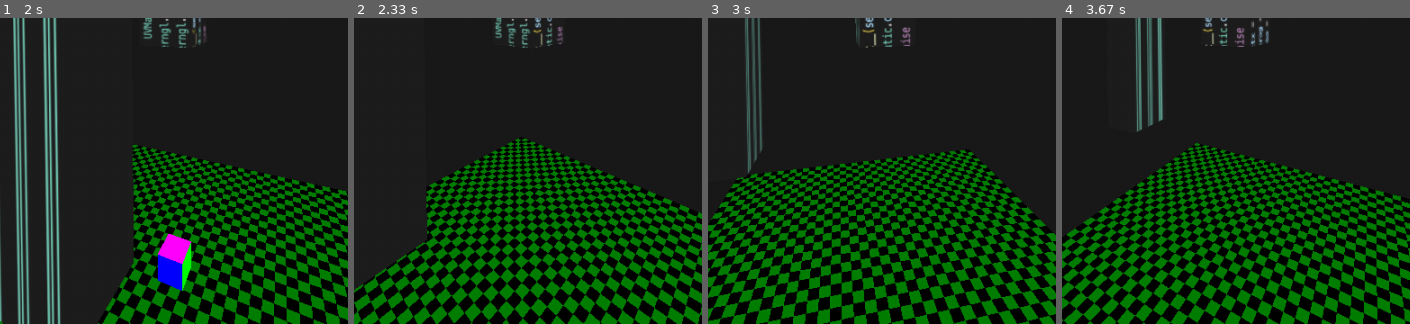
Above: before the commit, frames 1-4 (left to right).
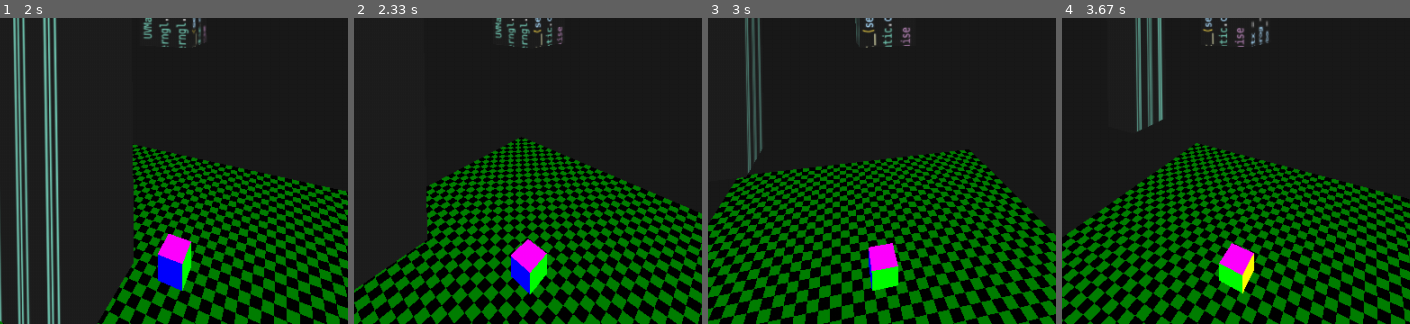
Above: after the commit, the same moments.

Repository: Oshota501/Pygame_Prog
Game: pygame game, started from main.py
Same seed, same stepped clock (60 frames per second), same inputs: the game is played once before the commit and once after it.
Inputs:
- Up to frame 1 (2 s): no input
- Up to frame 2 (2.33 s): no input
- Up to frame 3 (3 s): no input
- Up to frame 4 (3.67 s): no input
The pictures show only the part of the screen within x 26-76%, y 50-100%; the shares and areas given below are measured in that part.

Frame 1 is identical in both runs. In frame 2, 1.3% of the frame differs, in the area x 45-56%, y 72-91%; in frame 3, 1.2%; in frame 4, 1.2%.

Commit message:
feat : 反発係数を一旦数値を直接反転させる感じで実装

Diff:
--- a/PyGame3d/GameObject/__init__.py
+++ b/PyGame3d/GameObject/__init__.py
@@ -364,9 +364,8 @@
         if obj in self.collisions:
             self.collisions.remove(obj)
 
-    def check_all_collisions(self) -> list[tuple["CollisionDetectionContainer", "CollisionDetectionContainer"]]:
+    def check_all_collisions(self) -> None:
         """登録されている全オブジェクト間の衝突をチェックし、衝突しているペアのリストを返す"""
-        collided_pairs: list[tuple["CollisionDetectionContainer", "CollisionDetectionContainer"]] = []
         n = len(self.collisions)
 
         for i in range(n):
@@ -380,11 +379,10 @@
                     continue
                 # 衝突判定
                 if obj1.check_collision_with(obj2):
-                    collided_pairs.append((obj1, obj2))
                     obj1.collide(obj2)
                     obj2.collide(obj1)
 
-        return collided_pairs
+        return
 
 class CollisionDetectionContainer (ContainerComponent,ABC):
     """衝突検出コンテナ。シングルトンのCollisionManagerに自動登録される"""
--- a/PyGame3d/GameObject/sprite.py
+++ b/PyGame3d/GameObject/sprite.py
@@ -41,18 +41,18 @@
     mass : float
     velocity : Vector3
     gravity : bool
-    elastic_module : float
+    coefficient : float
     def __init__(self,
             velocity:Vector3,
             mass:float,
             use_velocity:bool = False,
-            elastic_module:float=0.3
+            coefficient:float=0.5
     ) -> None:
         super().__init__()
         self.use_velocity = use_velocity
         self.mass = mass
         self.velocity = velocity
-        self.elastic_module = elastic_module
+        self.coefficient = coefficient
     @abstractmethod
     def cal_position (self,deltaMS:float,position:Vector3) -> Vector3 :
         pass
@@ -210,7 +210,7 @@
 
     def collide(self,other:CollisionDetectionContainer) -> None:
         """you can use function when collided .please over ride."""
-        self.physics.velocity *= -self.physics.elastic_module
+        self.physics.velocity *= -self.physics.coefficient
         if self.physics.velocity.normalized().length_squared() <= 0.04 :
             self.set_velocity = Vector3(0,0,0)
         return
--- a/PyGame3d/Scene/__init__.py
+++ b/PyGame3d/Scene/__init__.py
@@ -1,7 +1,7 @@
 from abc import ABC,abstractmethod
 from typing import Callable, Mapping
 
-from PyGame3d.GameObject import GameContainer,ContainerComponent
+from PyGame3d.GameObject import CollisionManager, GameContainer,ContainerComponent
 from PyGame3d.GameObject.Camera import Camera
 from PyGame3d.Scene.Event import EventListener
 
@@ -19,12 +19,14 @@
         return
 
 class SceneComponent (ABC) :
-    @abstractmethod
-    def get_container (self) -> ContainerComponent :
-        pass
-    @abstractmethod
-    def add_child (self,object:ContainerComponent) -> None :
-        pass
+    container : GameContainer
+    def __init__(self) -> None:
+        super().__init__()
+        self.container = GameContainer()
+    def get_container(self) -> ContainerComponent:
+        return self.container
+    def add_child(self,object:ContainerComponent) -> None :
+        self.container.add_child(object)
     @abstractmethod
     def start (self) -> None :
         pass
@@ -48,19 +50,20 @@
         pass
 class Scene (SceneComponent) :
     camera : Camera
-    container : GameContainer
     exe : list[GameScript]
     ev : list[EventListener]
     ticker : dict[int,Callable[[float],None]]
     _interval_id_top : int
+    _manager : CollisionManager
     def __init__(self) -> None:
-        self.container = GameContainer()
+        super().__init__()
         self.camera = Camera ()
         self.exe = []
         self.ev = []
         self.ticker = {}
         self.start()
         self._interval_id_top = 0
+        self._manager = CollisionManager()
     def script_add(self,game_script:GameScript) -> None:
         self.exe.append(game_script)
     def start(self) :
@@ -68,10 +71,6 @@
             e.start()
         for c in self.container.get_child() :
             c.start()
-    def get_container(self) -> ContainerComponent:
-        return self.container
-    def add_child(self,object:ContainerComponent) -> None :
-        self.container.add_child(object)
     def update (self,delta_MS:float):
         for e in self.exe :
             e.update(delta_MS)
@@ -79,6 +78,8 @@
             c.update(delta_MS)
         for t in self.ticker.items() :
             t[1](delta_MS)
+        # CollideManager
+        self._manager.check_all_collisions()
     def get_camera(self) -> Camera:
         return self.camera
     def get_event_listener(self) -> list[EventListener]:
--- a/main.py
+++ b/main.py
@@ -24,7 +24,6 @@
 cutting.position = Vector3(0,5,-5)
 cutting.scale = Vector3(5,5,5)
 # 当たり判定の設定
-manager = CollisionManager()
 floor.set_collide_enabled(True)
 cube.set_collide_enabled(True)
 cube.set_velocity_enabled(True)
@@ -40,14 +39,6 @@
     angle += delta_MS * 0.001
     game.stage.camera.position = Vector3(math.sin(angle),0,math.cos(angle))*10
     game.stage.camera.look_at(Vector3(0,0,0))
-    # 位置を更新してから衝突判定を行う
-    # 衝突判定は位置更新の後に行う
-    # collide_list = manager.check_all_collisions()
-    # for obj0,obj1 in collide_list :
-    #     if obj0.get_name() == "move_obj" :
-    #         obj0.set_position(Vector3(0,10,0))
-    #     elif obj1.get_name() == "move_obj" :
-    #         obj1.set_position(Vector3(0,10,0))
 # tickerに追加
 func_id = game.stage.ticker_add(update)
 # おまじない（while文スタート ）
